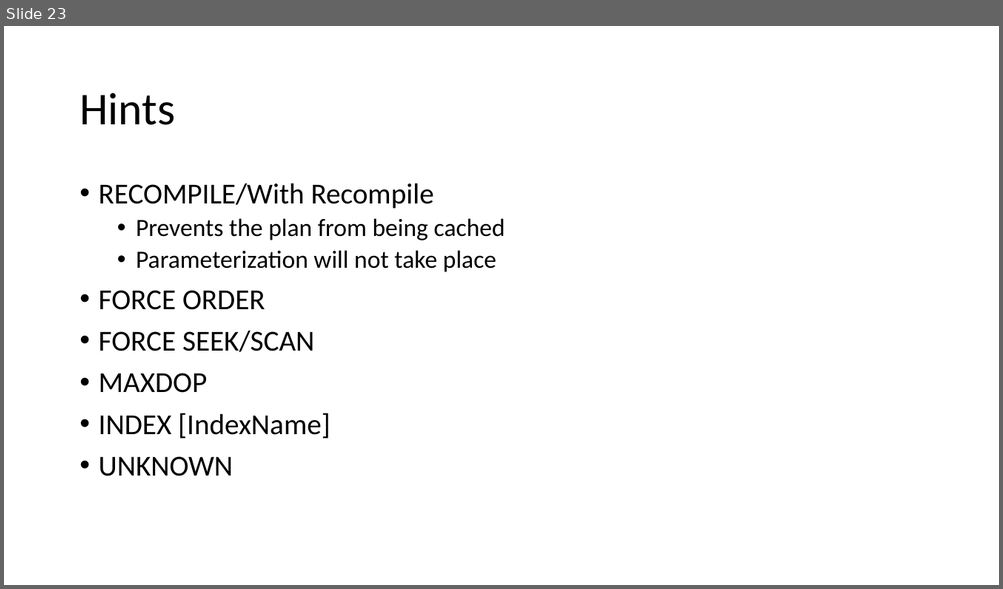
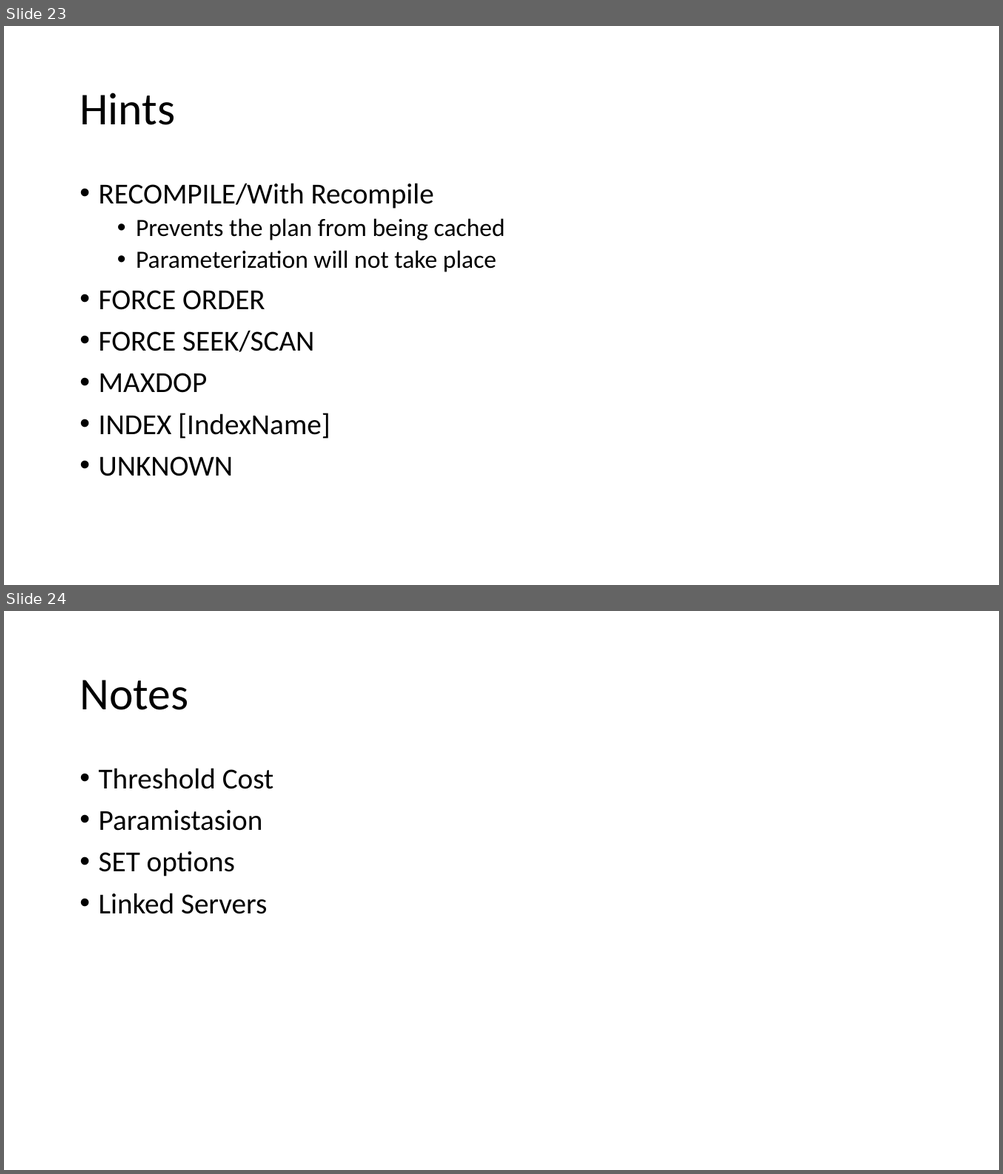
Before and after one commit to sabinio/SQLTraining, a slide deck: Slides/2. Query Execution.pptx. Shown one above the other, each under a label of ours: slide 23 before the commit, slides 23 and 24 after it. The pictures are 1003x589 and 1003x1174 pixels, drawn with LibreOffice and Linux fonts; fonts in the diff are those of the drawing. Boxes give left, top, right and bottom in pixels: in the first picture for what was removed or moved away, otherwise in the second. Text is boxed around its words. In the diff, an @@ line names an element or a change of style, - is before the commit and + after.

```diff
--- a/Slides/2. Query Execution.pptx
+++ b/Slides/2. Query Execution.pptx
@@ slide 24 added at bbox=[4, 611, 999, 1170], background #FFFFFF @@
@@ title added at bbox=[79, 680, 188, 710], 44 pt, text #000000 @@
+Notes
@@ text added at bbox=[99, 768, 274, 914], 28 pt, text #000000 @@
+• Threshold Cost
+• Paramistasion
+• SET options
+• Linked Servers
```
Also in this commit, not shown: 3 slides changed.
